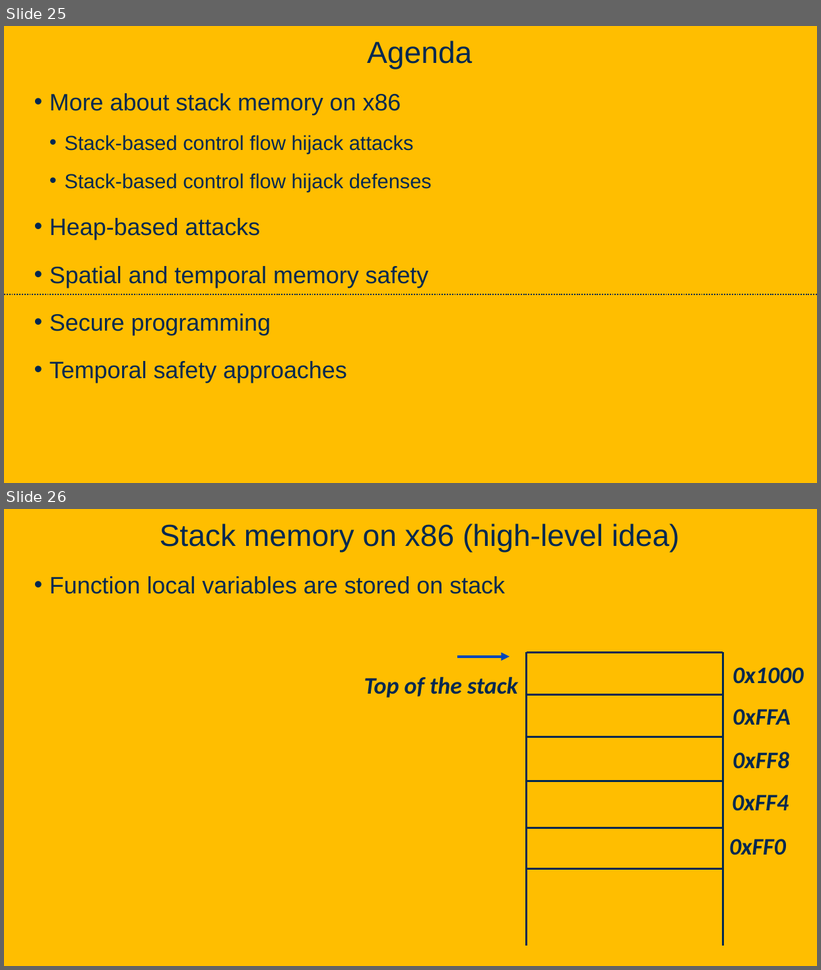
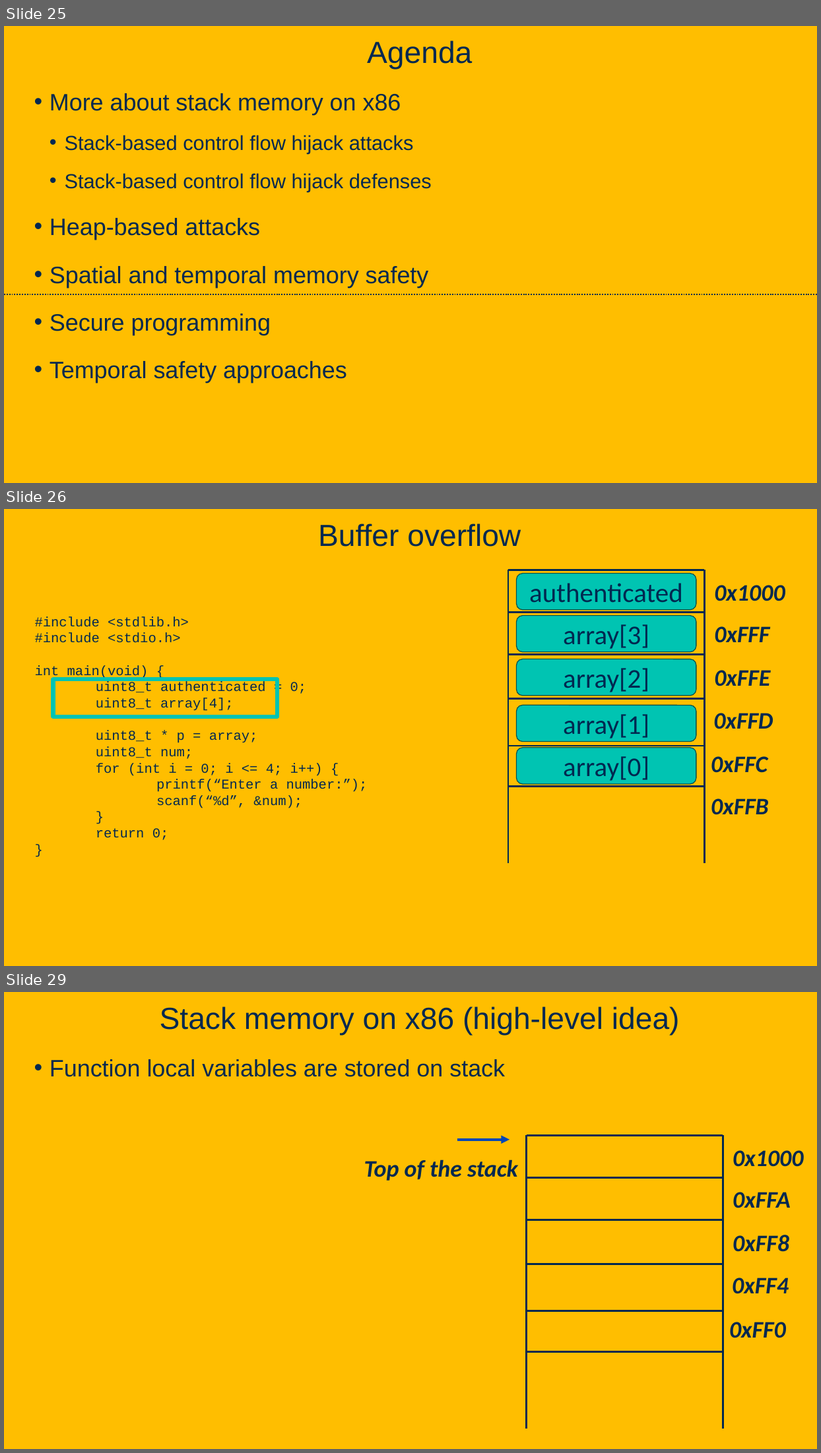
Before and after one commit to davsec-teaching/ECS160-Winter2025, a slide deck: slides/9_software_security.pptx. Shown one above the other, each under a label of ours: slides 25 and 26 before the commit, slides 25, 26 and 29 after it; the slides between them are not shown. The pictures are 821x970 and 821x1453 pixels, drawn with LibreOffice and Linux fonts; fonts in the diff are those of the drawing; background and template pictures are left out. Boxes give left, top, right and bottom in pixels: in the first picture for what was removed or moved away, otherwise in the second. Text is boxed around its words. In the diff, an @@ line names an element or a change of style, - is before the commit and + after.

```diff
--- a/slides/9_software_security.pptx
+++ b/slides/9_software_security.pptx
@@ slide 26 added at (4, 509, 817, 966), background picture (left out) @@
@@ title added at (318, 524, 521, 547), 36 pt, text #022850 @@
+Buffer overflow
@@ rounded rectangle added at (516, 574, 696, 610), fill #00C4B2, outline #00564E 1 pt, 32 pt, text #022850 @@
+authenticated
@@ text added at (35, 617, 368, 840), 16 pt, text #022850 @@
+#include <stdlib.h>
+#include <stdio.h>
+int main(void) {
+uint8_t authenticated = 0;
+uint8_t array[4];
+uint8_t * p = array;
+uint8_t num;
+for (int i = 0; i <= 4; i++) {
+printf(“Enter a number:”);
+scanf(“%d”, &num);
+}
+return 0;
+}
@@ rounded rectangle added at (516, 616, 696, 652), fill #00C4B2, outline #00564E 1 pt, 32 pt, text #022850 @@
+array[3]
@@ rounded rectangle added at (516, 659, 696, 696), fill #00C4B2, outline #00564E 1 pt, 32 pt, text #022850 @@
+array[2]
@@ rectangle added at (54, 680, 277, 717), outline #00C4B2 4.75 pt @@
@@ rounded rectangle added at (516, 706, 696, 742), fill #00C4B2, outline #00564E 1 pt, 32 pt, text #022850 @@
+array[1]
@@ rounded rectangle added at (516, 748, 696, 785), fill #00C4B2, outline #00564E 1 pt, 32 pt, text #022850 @@
+array[0]
@@ group added at (508, 570, 785, 863): 8 lines, 6 texts @@
+0x1000
+0xFFF
+0xFFE
+0xFFD
+0xFFC
+0xFFB
@@ what was slide 26 is now slide 29 @@
```
Also in this commit, not shown: 4 other slides added.
